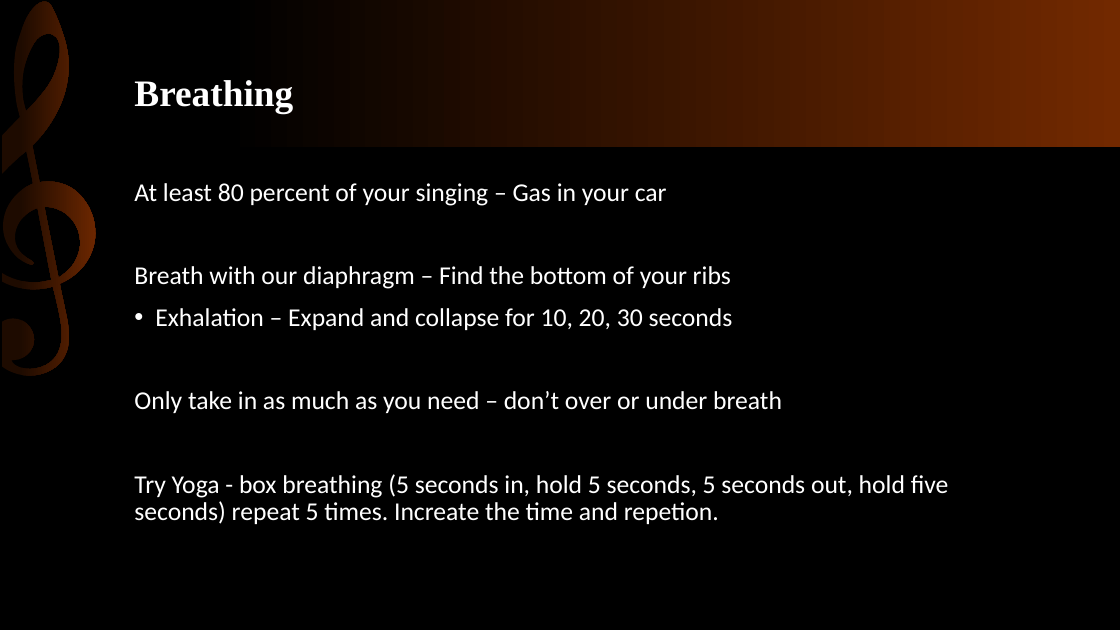
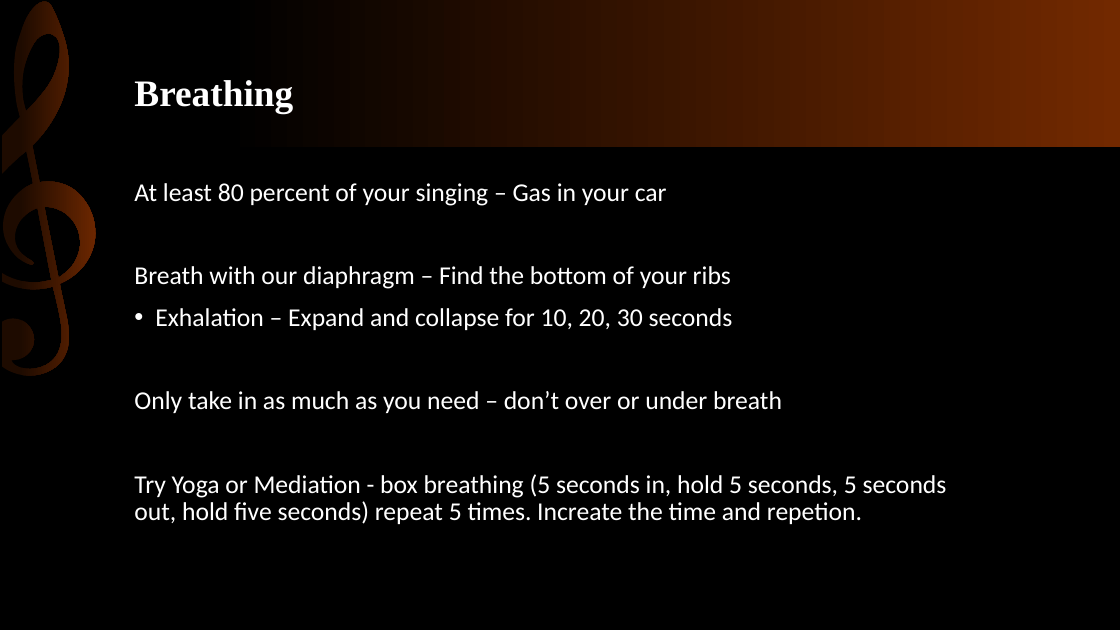
Before and after one commit to KnowledgeMavens/Science-Tech, a slide deck: slide 7 of Singing Basics 02-03-18/SInging Basics.pptx. Drawn at 1120x630 pixels with LibreOffice and Linux fonts; fonts in the diff are those of the drawing. Boxes give left, top, right and bottom in pixels: in the first picture for what was removed or moved away, otherwise in the second. Text is boxed around its words. In the diff, an @@ line names an element or a change of style, - is before the commit and + after.

```diff
--- a/Singing Basics 02-03-18/SInging Basics.pptx
+++ b/Singing Basics 02-03-18/SInging Basics.pptx
@@ text at bbox=[134, 474, 947, 524]: text changed @@
-Try Yoga - box breathing (5 seconds in, hold 5 seconds, 5 seconds out, hold five seconds) repeat 5 times. Increate the time and repetion.
+Try Yoga or Mediation - box breathing (5 seconds in, hold 5 seconds, 5 seconds out, hold five seconds) repeat 5 times. Increate the time and repetion.
```
Also in this commit, not shown: 6 other slides changed.
